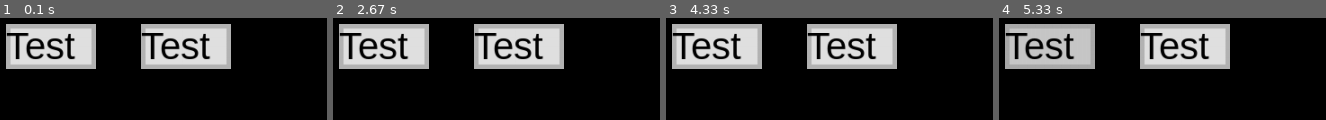
Above: before the commit, frames 1-4 (left to right).
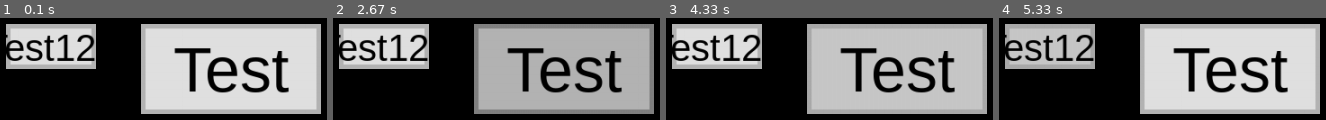
Above: after the commit, the same moments.

Repository: AlphaCraft9658/Merge-Box
Game: pygame game, started from Button System/main.py
Same seed, same stepped clock (60 frames per second), same inputs: the game is played once before the commit and once after it.
Inputs (mouse positions are in pixels of both pictures, inside the frame that each line leads up to):
- Up to frame 1 (0.1 s): no input
- Up to frame 2 (2.67 s): click (473, 24) at 0.38 s; press the mouse at (565, 69) at 0.7 s; move the mouse to (359, 110) at 0.8 s; release the mouse at (outside the picture) at 0.93 s; click (352, 53) at 1.05 s; press the mouse at (565, 69) at 1.37 s; move the mouse to (outside the picture) at 1.47 s; release the mouse at (outside the picture) at 1.6 s; click "Test" at 2.22 s; press the mouse at (565, 69) at 2.53 s; move the mouse to (630, 26) at 2.63 s
- Up to frame 3 (4.33 s): release the mouse at (outside the picture) at 2.77 s; click (718, 64) at 2.88 s; press the mouse at (898, 69) at 3.2 s; move the mouse to (718, 47) at 3.3 s; release the mouse at (outside the picture) at 3.43 s; press the mouse at (718, 45) at 4.03 s; move the mouse to (816, 66) at 4.13 s; release the mouse at (914, 88) at 4.27 s
- Up to frame 4 (5.33 s): press the mouse at (1051, 45) at 4.37 s; move the mouse to (outside the picture) at 4.47 s; release the mouse at (outside the picture) at 4.6 s; click (1051, 45) at 5.22 s, where only the run after the commit has a clickable "Test123"

The runs differ from the first frame. In frame 1, 42% of the frame differs, in the area x 1-99%, y 5-95%; in frame 2, 48%; in frame 3, 46%; in frame 4, 42%.

Commit message:
displaying of text added

Diff:
--- a/Button System/main.py
+++ b/Button System/main.py
@@ -67,9 +67,11 @@
         else:
             pygame.draw.rect(screen, self.color, self.rect)
             pygame.draw.rect(screen, self.border_color, self.rect, self.border_radius)
-        font = pygame.font.SysFont("Arial", 42)
-        text = font.render("Test", True, self.text_color)
-        screen.blit(text, self.rect)
+        font = pygame.font.SysFont(self.text_font, self.text_size)
+        text = font.render(self.text, True, self.text_color)
+        text_rect = text.get_rect()
+        text_rect.center = self.rect.center
+        screen.blit(text, text_rect)
 
 
 def button_check(ev):  # pass event of the event checking loop to function and put function into event loop
@@ -93,8 +95,8 @@
         b.render()
 
 
-button = Button((500, 250, 100, 50))
-button2 = Button((350, 250, 100, 50))
+button = Button((500, 250, 200, 100), text=("Test", (0, 0, 0), 70, "Sans-Serif"))
+button2 = Button((350, 250, 100, 50), text=("Test123", (0, 0, 0), 42, "Sans-Serif"))
 run = True
 while run:
     for event in pygame.event.get():
